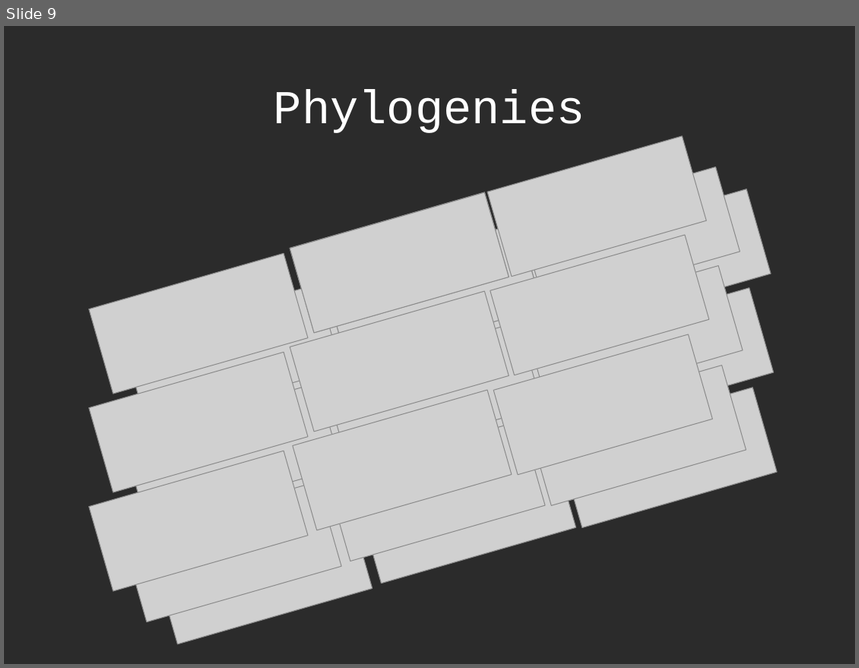
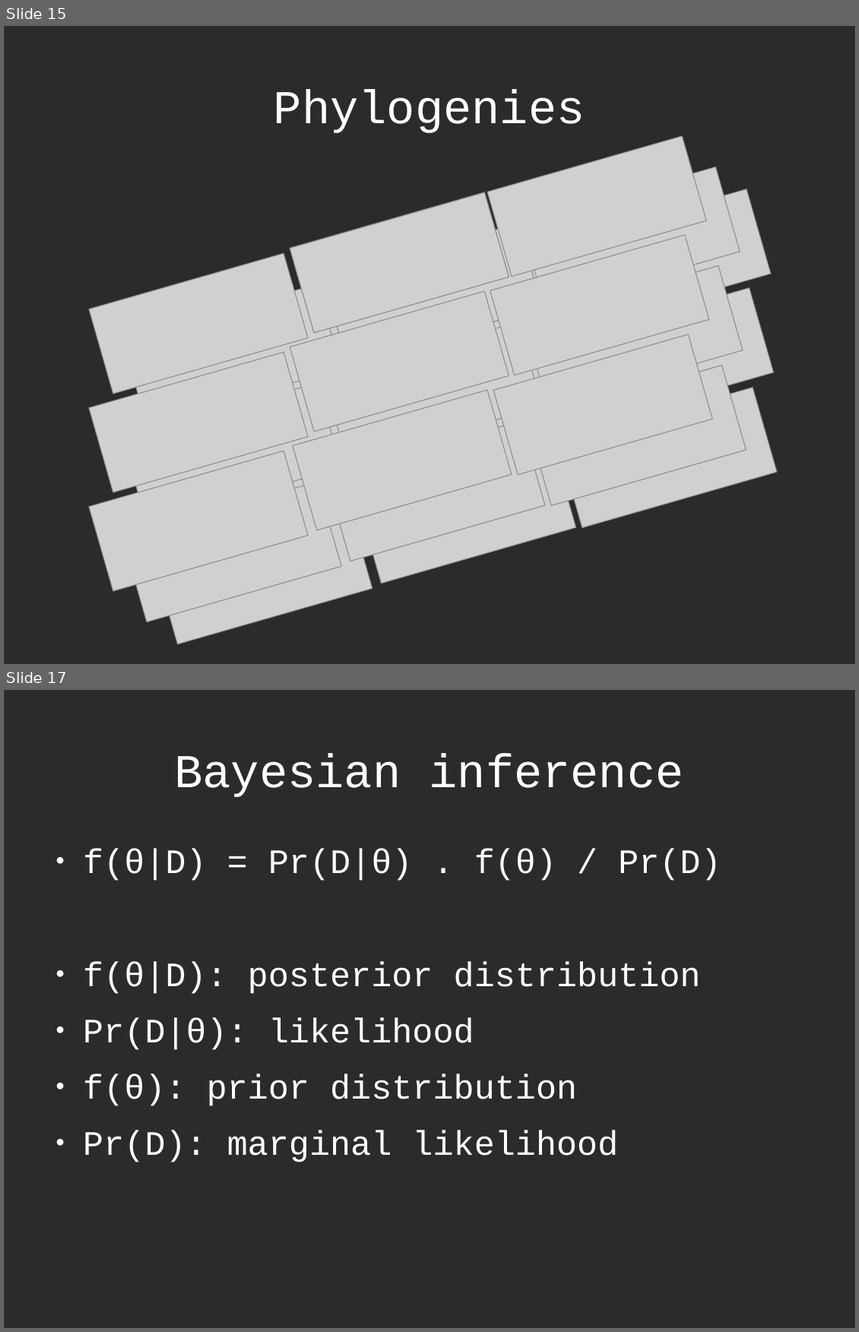
Before and after one commit to richelbilderbeek/Science, a slide deck: Bilderbeek2016Beast/Beast2.odp. Shown one above the other, each under a label of ours: slide 9 before the commit, slides 15 and 17 after it; the slides between them are not shown. The pictures are 859x668 and 859x1332 pixels, drawn with LibreOffice and Linux fonts; fonts in the diff are those of the drawing; grey boxes stand for pictures; background and template pictures are left out; a plain dark background stands for a picture behind light text. Boxes give left, top, right and bottom in pixels: in the first picture for what was removed or moved away, otherwise in the second. Text is boxed around its words. In the diff, an @@ line names an element or a change of style, - is before the commit and + after.

```diff
--- a/Bilderbeek2016Beast/Beast2.odp
+++ b/Bilderbeek2016Beast/Beast2.odp
@@ slide 17 added at bbox=[4, 690, 855, 1328], background picture (left out) @@
@@ title added at bbox=[174, 754, 684, 797], 44 pt, text #FFFFFF @@
+Bayesian inference
@@ text added at bbox=[83, 849, 721, 1163], 32 pt, text #FFFFFF @@
+● f(θ|D) = Pr(D|θ) . f(θ) / Pr(D)
+● f(θ|D): posterior distribution
+● Pr(D|θ): likelihood
+● f(θ): prior distribution
+● Pr(D): marginal likelihood
@@ what was slide 9 is now slide 15 @@
```
Also in this commit, not shown: 2 slides changed, 6 other slides added, 6 other files.
